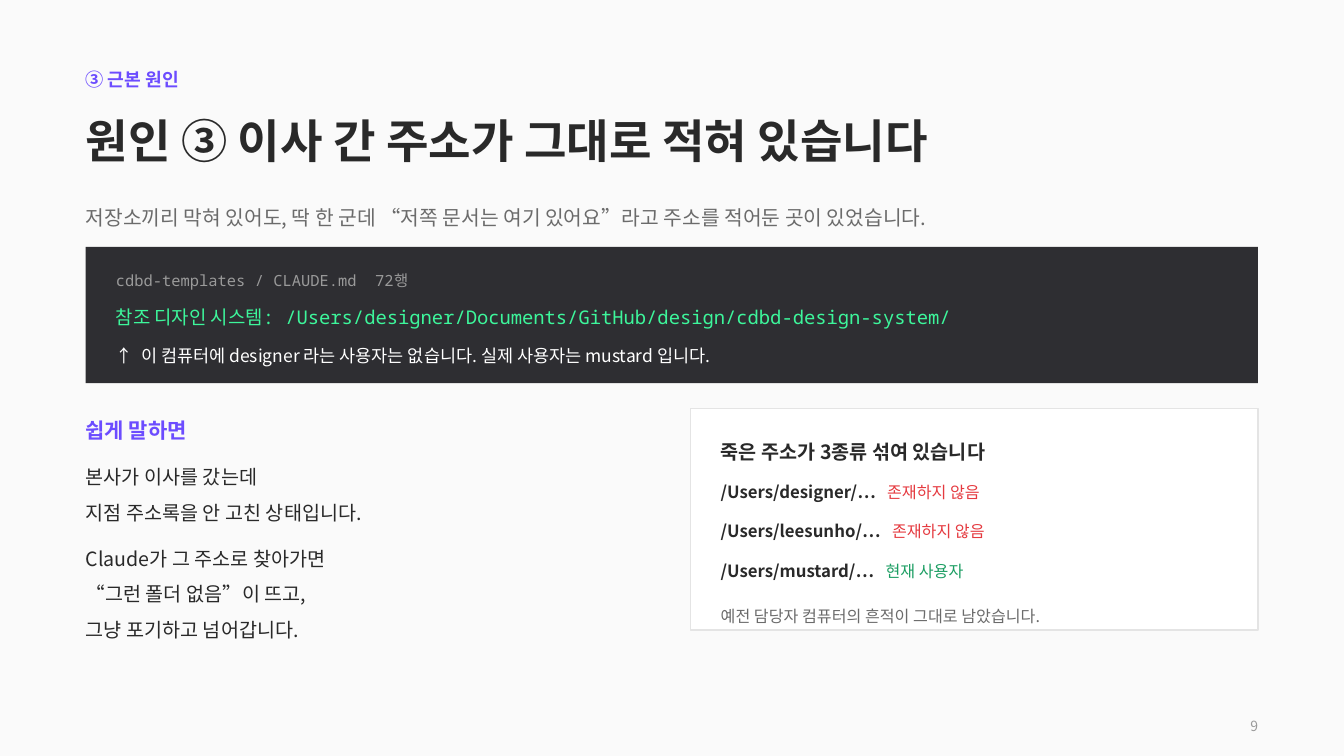
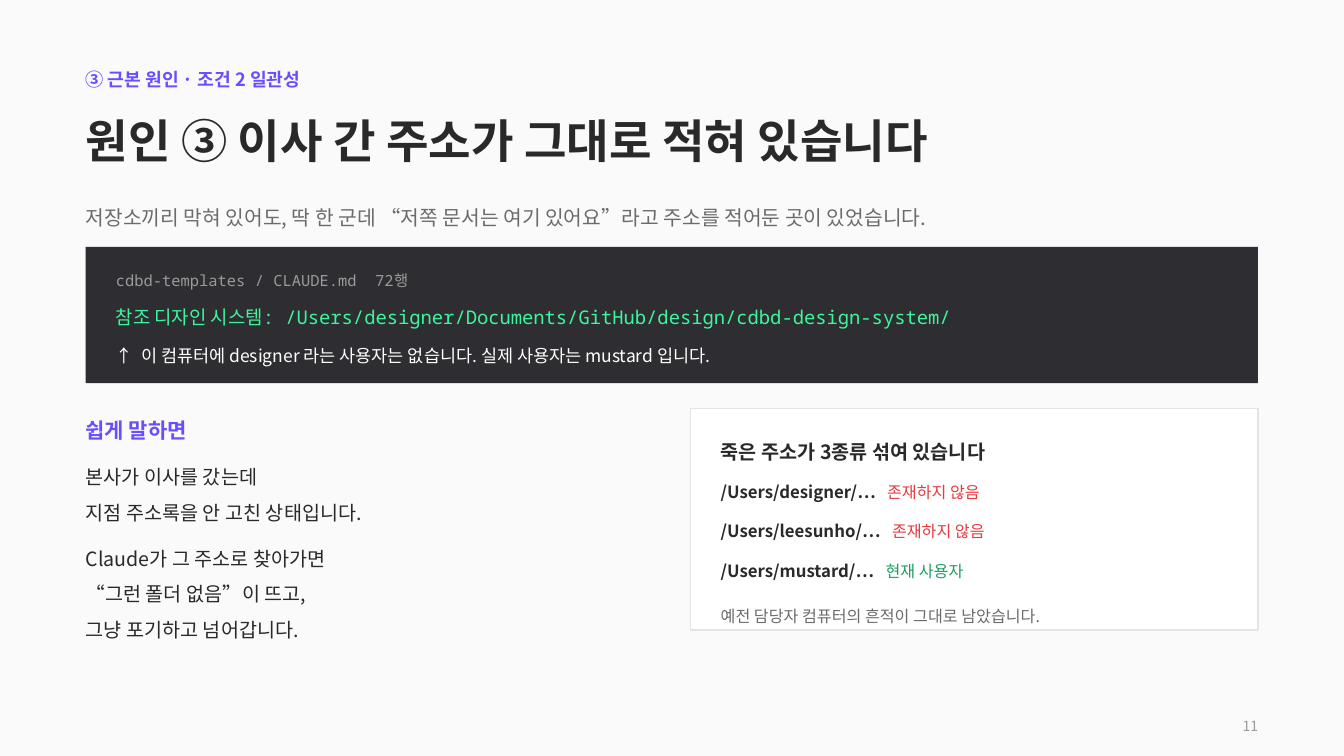
Before and after one commit to CdBd-in/design, a slide deck: slide 12 of CdBd 문서 체계 진단 및 개편 제안.pptx (slide 10 before the commit). Drawn at 1344x756 pixels with LibreOffice and Linux fonts; fonts in the diff are those of the drawing. Boxes give left, top, right and bottom in pixels: in the first picture for what was removed or moved away, otherwise in the second. Text is boxed around its words. In the diff, an @@ line names an element or a change of style, - is before the commit and + after.

```diff
--- a/CdBd 문서 체계 진단 및 개편 제안.pptx
+++ b/CdBd 문서 체계 진단 및 개편 제안.pptx
@@ text at [86, 70, 300, 88]: text changed @@
-③ 근본 원인
+③ 근본 원인 · 조건 2 일관성
@@ text at [1243, 721, 1259, 731]: text changed @@
-9
+11
```
Also in this commit, not shown: 16 other slides changed, 7 slides added, 1 other file.
